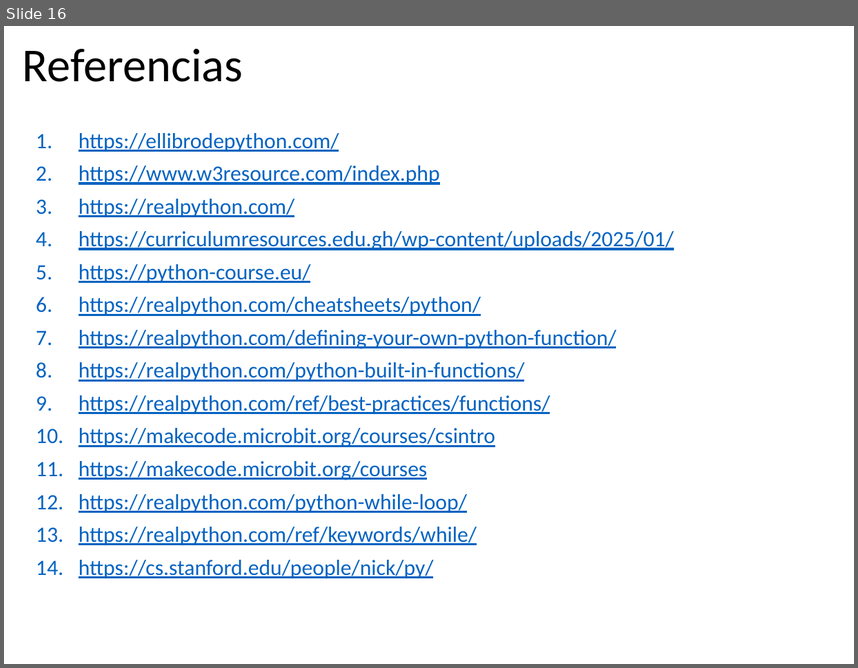
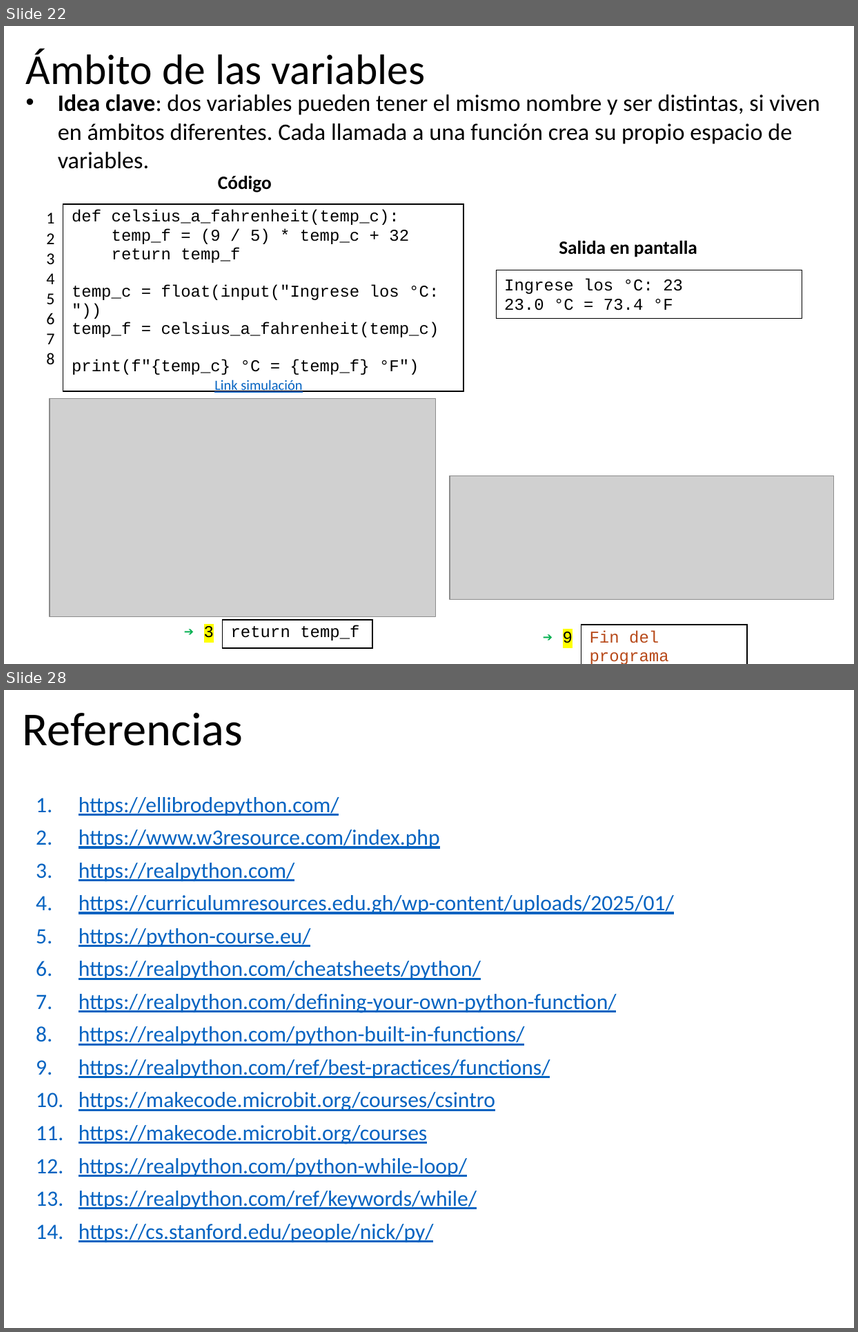
Before and after one commit to algoritmos-UdeA/logica1-20262, a slide deck: clases/10/teoria/clase-10.pptx. Shown one above the other, each under a label of ours: slide 16 before the commit, slides 22 and 28 after it; the slides between them are not shown. The pictures are 858x668 and 858x1332 pixels, drawn with LibreOffice and Linux fonts; fonts in the diff are those of the drawing; grey boxes stand for pictures. Boxes give left, top, right and bottom in pixels: in the first picture for what was removed or moved away, otherwise in the second. Text is boxed around its words. In the diff, an @@ line names an element or a change of style, - is before the commit and + after.

```diff
--- a/clases/10/teoria/clase-10.pptx
+++ b/clases/10/teoria/clase-10.pptx
@@ slide 22 added at (4,26,854,664), background #FFFFFF @@
@@ title added at (26,49,426,85), 36 pt, text #000000 @@
+Ámbito de las variables
@@ text added at (58,94,820,169), 20 pt, text #000000 @@
+• Idea clave: dos variables pueden tener el mismo nombre y ser distintas, si viven en ámbitos diferentes. Cada llamada a una función crea su propio espacio de variables.
@@ text added at (218,175,272,192), 16 pt, text #000000, bold @@
+Código
@@ table added at (34,203,463,377), 1 rows, 2 columns @@
+1 / 2 / 3 / 4 / 5 / 6 / 7 / 8 | def celsius_a_fahrenheit(temp_c): / temp_f = (9 / 5) * temp_c + 32 / return temp_f / temp_c = float(input("Ingrese los °C: ")) / temp_f = celsius_a_fahrenheit(temp_c) / print(f"{temp_c} °C = {temp_f} °F")
@@ text added at (559,240,697,257), 16 pt, text #000000, bold @@
+Salida en pantalla
@@ rectangle added at (496,270,802,319), outline #000000 0.75 pt, 14 pt, text #000000 @@
+Ingrese los °C: 23
+23.0 °C = 73.4 °F
@@ text added at (214,379,302,392), 12 pt, text #0563C1, underline @@
+Link simulación
@@ picture added at (50,399,436,616) @@
@@ picture added at (450,476,833,600) @@
@@ table added at (161,619,373,648), 1 rows, 2 columns @@
+➔ 3 | return temp_f
@@ table added at (520,624,748,664), 1 rows, 2 columns @@
+➔ 9 | Fin del programa
@@ what was slide 16 is now slide 28 @@
```
Also in this commit, not shown: 2 slides changed, 11 other slides added, 10 other files.
